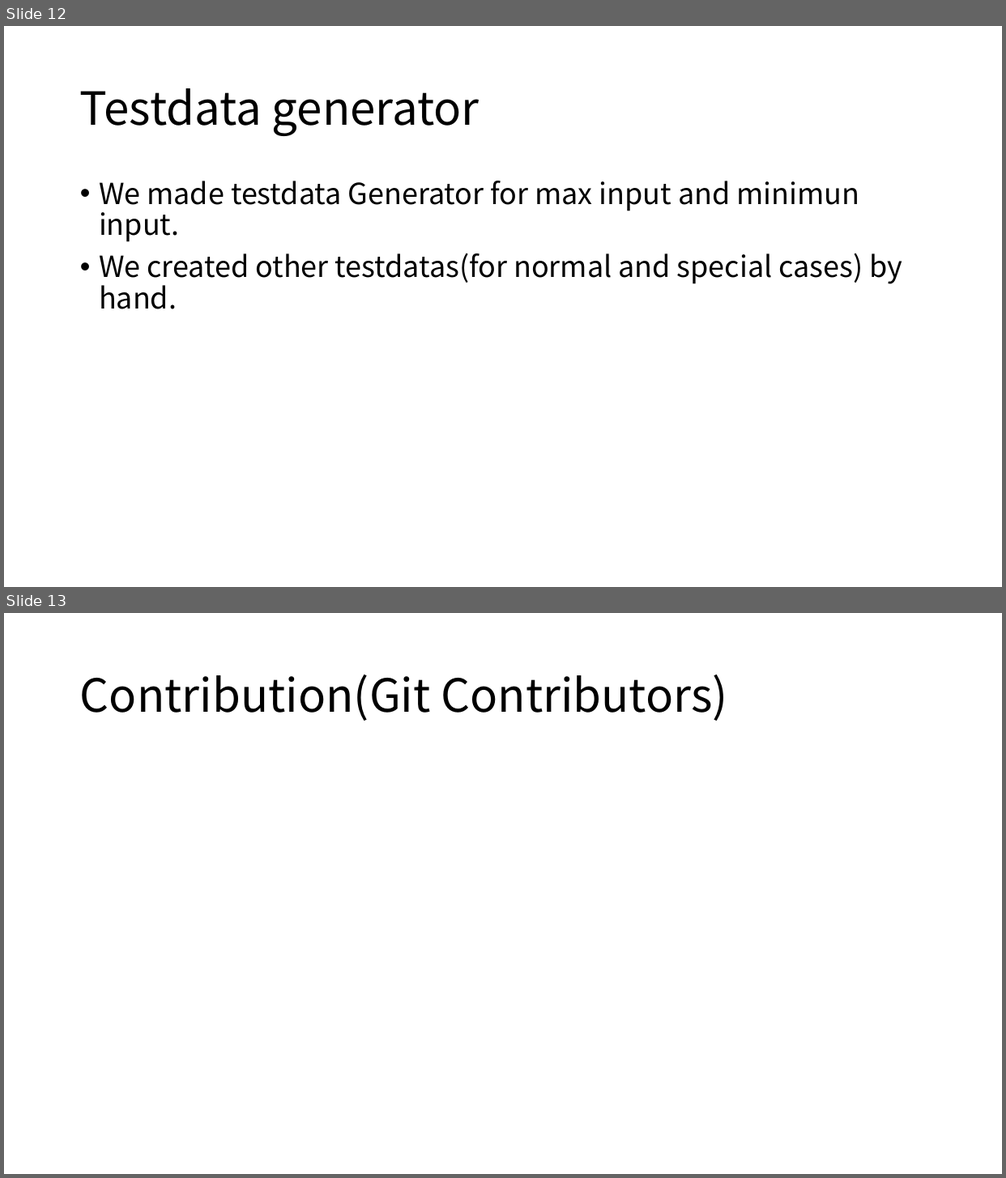
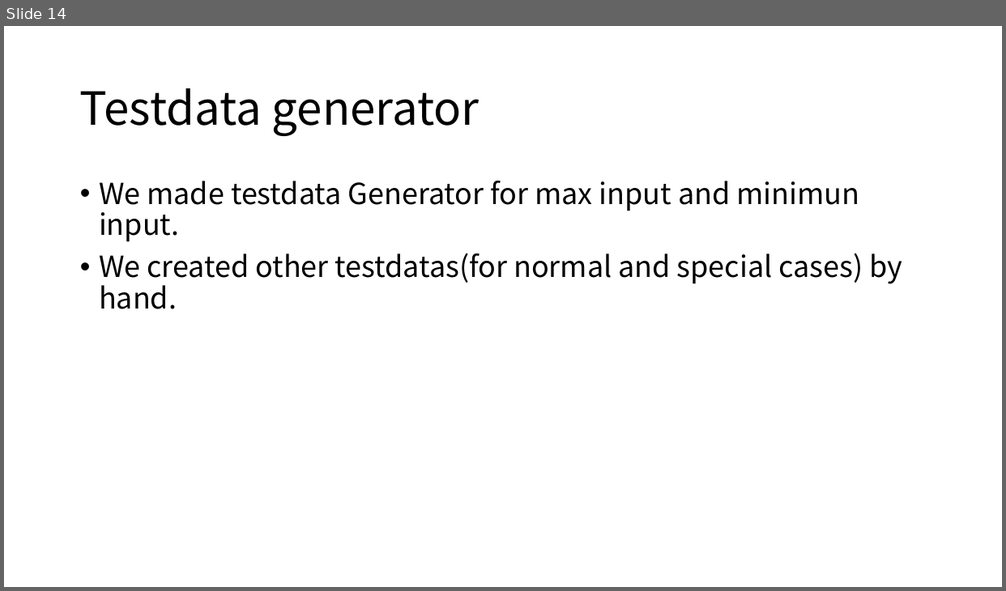
Before and after one commit to ie03-aizu-2019/ie03project-skys, a slide deck: Reports/final.pptx. Shown one above the other, each under a label of ours: slides 12 and 13 before the commit, slide 14 after it. The pictures are 1006x1178 and 1006x591 pixels, drawn with LibreOffice and Linux fonts; fonts in the diff are those of the drawing. Boxes give left, top, right and bottom in pixels: in the first picture for what was removed or moved away, otherwise in the second. Text is boxed around its words. In the diff, an @@ line names an element or a change of style, - is before the commit and + after.

```diff
--- a/Reports/final.pptx
+++ b/Reports/final.pptx
@@ slide 13 removed at (4, 613, 1002, 1174), background #FFFFFF @@
@@ title removed at (80, 675, 727, 721) @@
-Contribution(Git Contributors)
@@ what was slide 12 is now slide 14 @@
```
Also in this commit, not shown: 6 slides changed, 4 slides added, 2 other slides removed, 4 other files.
